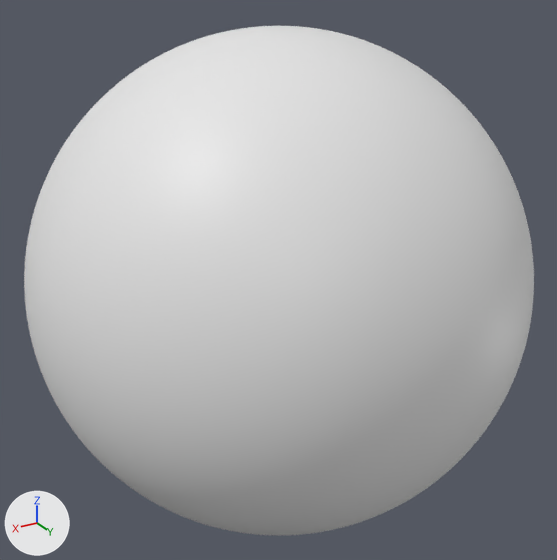
Before and after pictures for a commit that changed the glTF model OloEditor/SandboxProject/Assets/Models/Dog/DogEyeball.gltf.
The view is the same before and after, from a 50 mm lens placed at (1.512, 2.516, 1.261), pointed at (0.002, -0.002, 0.002). The lights are fixed; the arrows at lower left show +X, +Y and +Z. The picture after the commit comes second. Vertices at exactly the same position are counted once.

The first picture shows 'DogEyeball'.
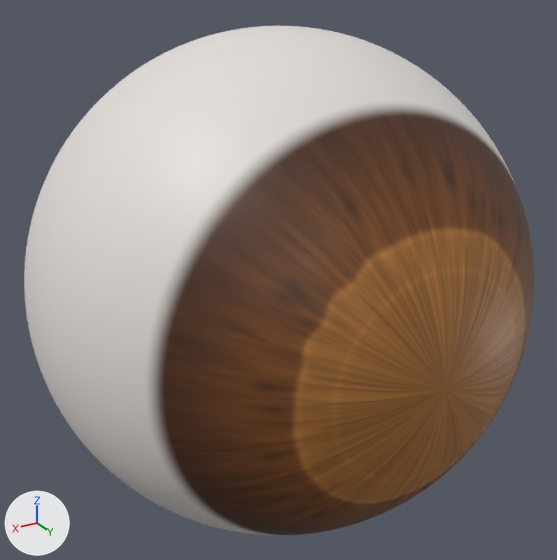
The edits, one by one:
Picture 'DogIrisColor' (img_dogiriscolor) is new.
In material 'DogEyeball' (mat_dogeyeball), base_color is no longer (0.8, 0.8, 0.8), white #e7e7e7.
In material 'DogEyeball' (mat_dogeyeball), texture is now set to img_dogiriscolor.
me_dogeyeball has 8066 vertices, 16128 faces and spans x -1.0..1.0, y -1.0..1.0, z -1.0..1.0.
me_dogeyeball is used by ob_dogeyeball; location (0.0, 0.0, 0.0).
me_dogeyeball part 1: 16108 kept faces spanning x -1.0..1.0, y -1.0..1.0, z -1.0..1.0 get new texture (UV) coordinates.

Where the change shows, as pixel boxes [x1, y1, x2, y2] in the pictures (557 x 560 px):
'DogEyeball', surface changed (white to brown): [103, 39, 534, 535] in both
